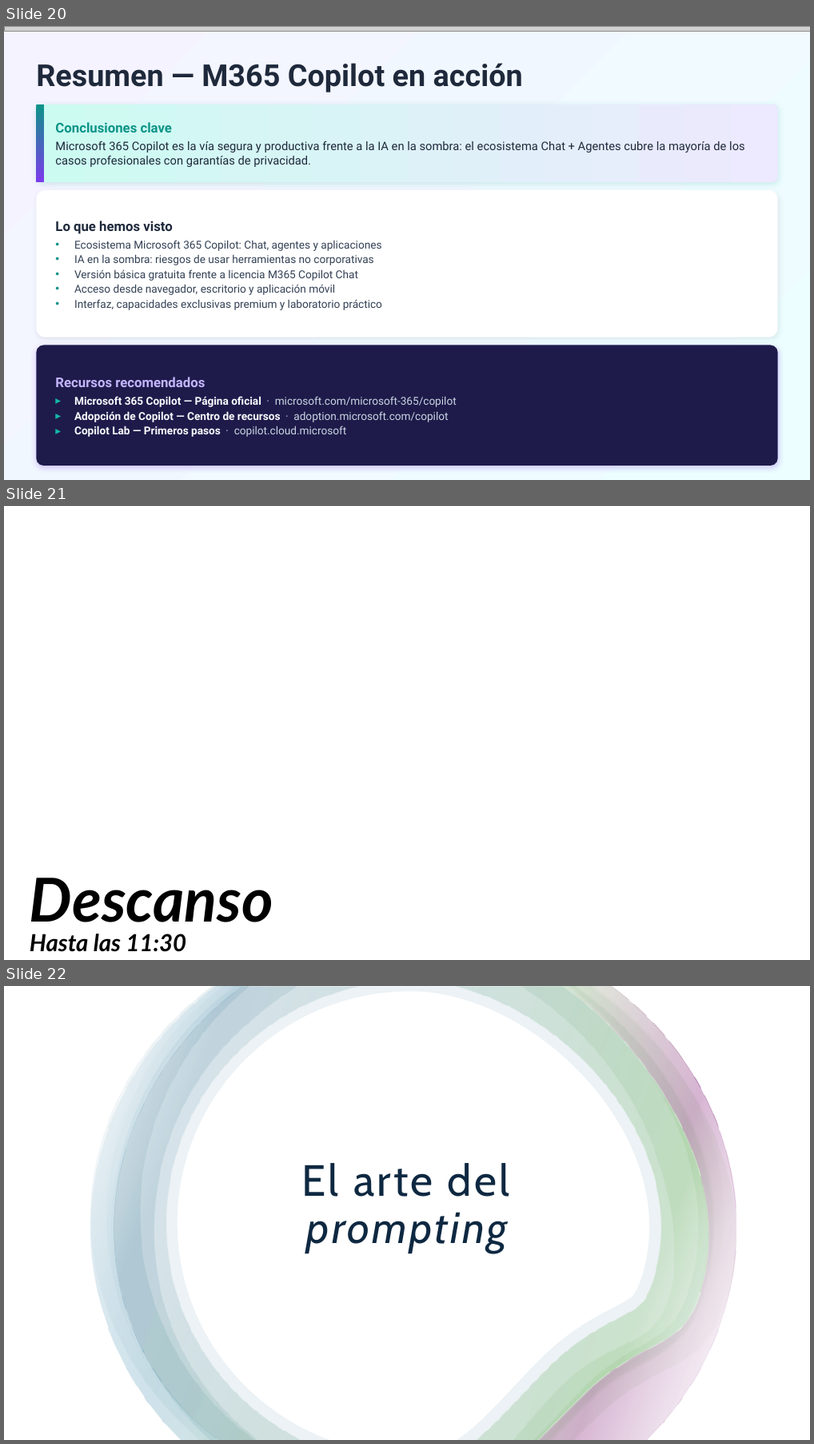
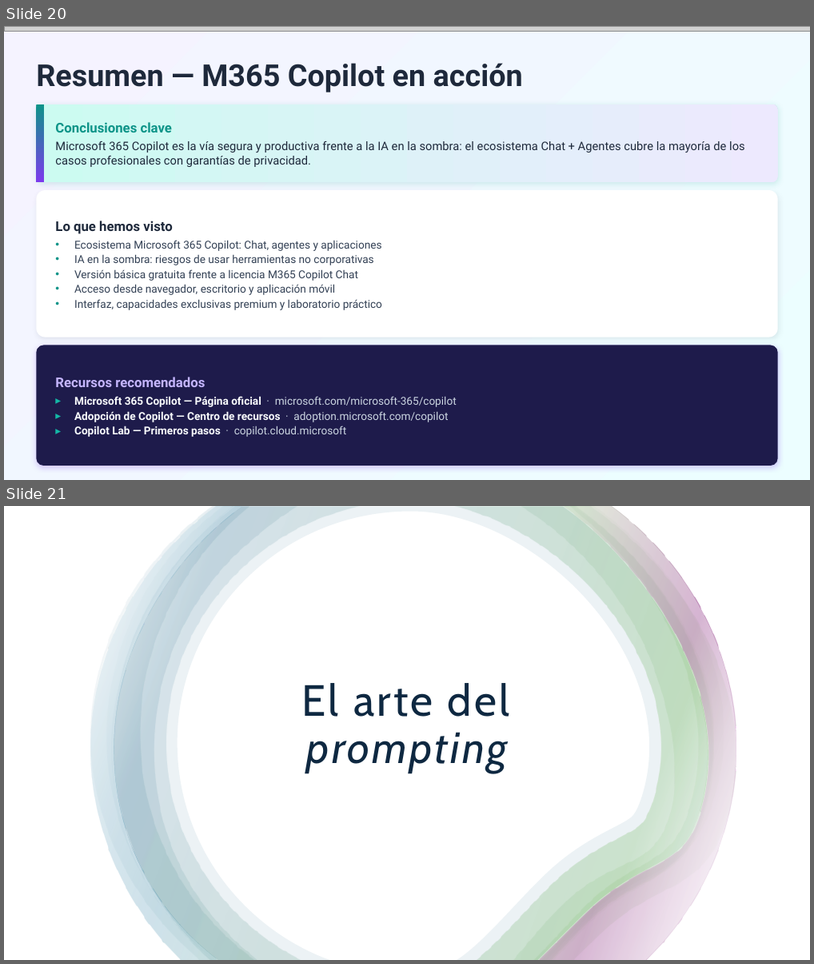
Before and after one commit to quizeth/Labs, a slide deck: IA y Copilot para business professionals/IA Generativa y Microsoft Copilot para profesionales.pptx. Shown one above the other, each under a label of ours: slides 20, 21 and 22 before the commit, slides 20 and 21 after it. The pictures are 814x1444 and 814x964 pixels, drawn with LibreOffice and Linux fonts; fonts in the diff are those of the drawing; grey boxes stand for pictures; background and template pictures are left out. Boxes give left, top, right and bottom in pixels: in the first picture for what was removed or moved away, otherwise in the second. Text is boxed around its words. In the diff, an @@ line names an element or a change of style, - is before the commit and + after.

```diff
--- a/IA y Copilot para business professionals/IA Generativa y Microsoft Copilot para profesionales.pptx
+++ b/IA y Copilot para business professionals/IA Generativa y Microsoft Copilot para profesionales.pptx
@@ slide 21 removed at bbox=[4, 506, 810, 960], background picture (left out) @@
@@ text removed at bbox=[30, 877, 274, 952] @@
-Descanso
-Hasta las 11:30
@@ what was slide 22 is now slide 21 @@
```
Also in this commit, not shown: 6 slides changed, 1 other slide removed.
